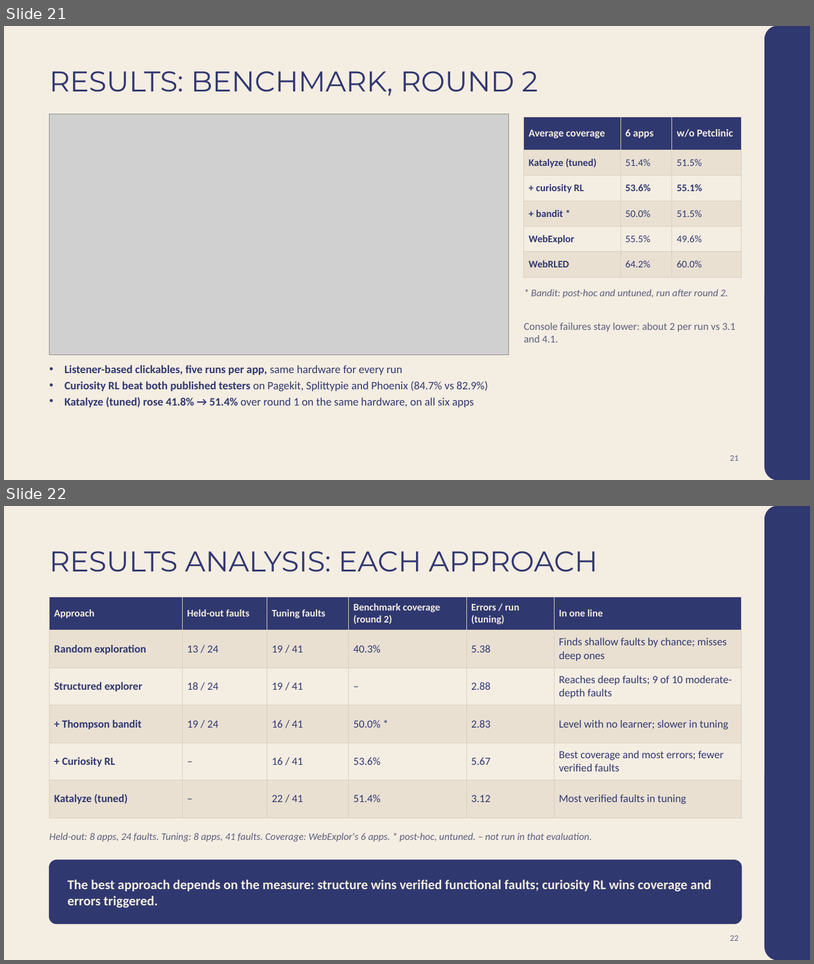
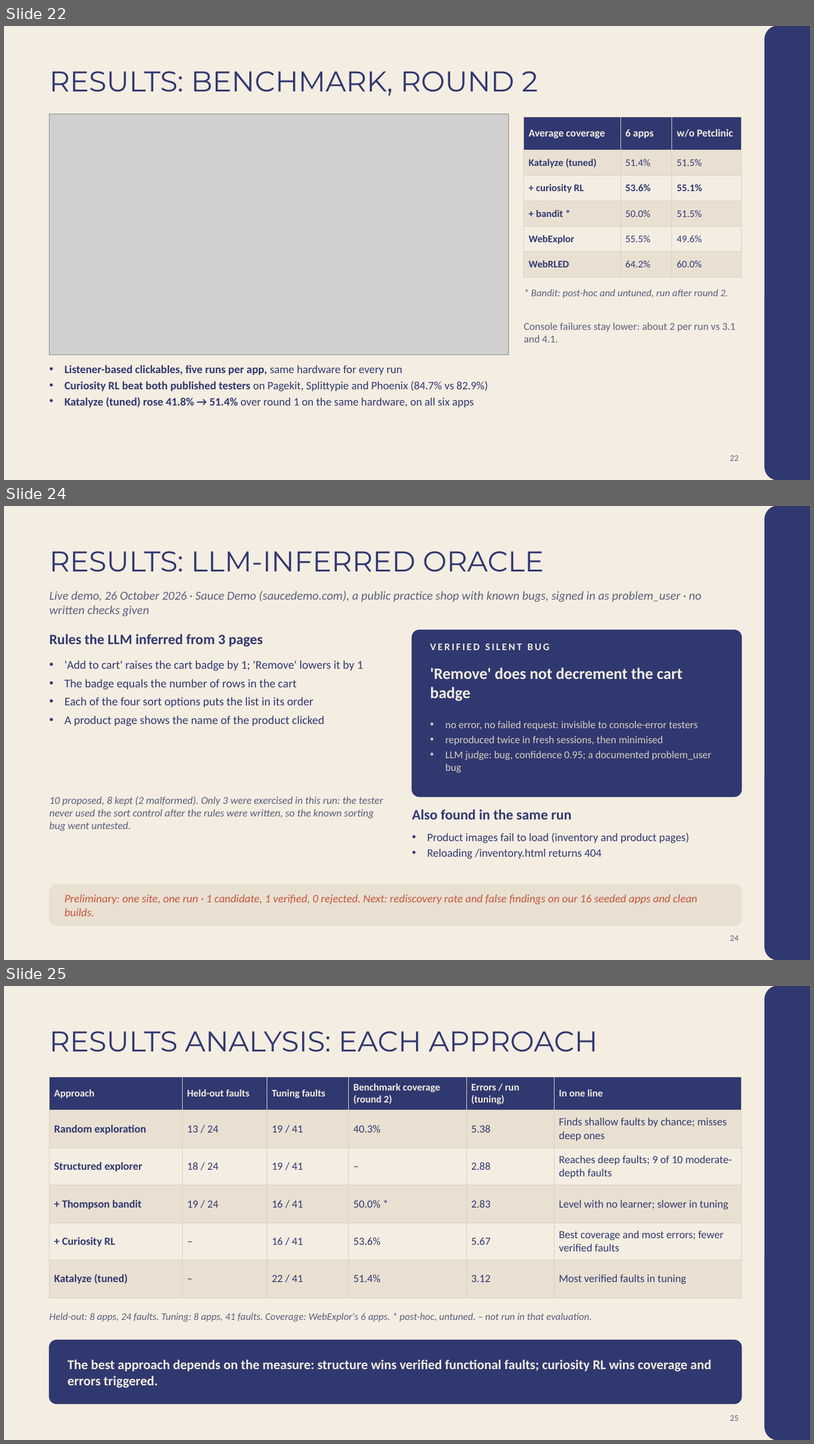
Before and after one commit to Rustlogan2k/Autonomous-web-testing-agent, a slide deck: Katalyze_Final_Review.pptx. Shown one above the other, each under a label of ours: slides 21 and 22 before the commit, slides 22, 24 and 25 after it; the slides between them are not shown. The pictures are 814x964 and 814x1444 pixels, drawn with LibreOffice and Linux fonts; fonts in the diff are those of the drawing; grey boxes stand for pictures. Boxes give left, top, right and bottom in pixels: in the first picture for what was removed or moved away, otherwise in the second. Text is boxed around its words. In the diff, an @@ line names an element or a change of style, - is before the commit and + after.

```diff
--- a/Katalyze_Final_Review.pptx
+++ b/Katalyze_Final_Review.pptx
@@ slide 24 added at [4,506,810,960], background #F4EDE2 @@
@@ rounded rectangle added at [765,506,810,960], fill #303870, outline #303870 1 pt @@
@@ title added at [50,551,544,572], 34 pt, text #303870 @@
+RESULTS: LLM-INFERRED ORACLE
@@ text added at [50,591,702,616], 14.5 pt, text #5A5F7D, italic @@
+Live demo, 26 October 2026 · Sauce Demo (saucedemo.com), a public practice shop with known bugs, signed in as problem_user · no written checks given
@@ rounded rectangle added at [413,630,742,796], fill #303870, outline #303870 1 pt @@
@@ text added at [50,634,263,646], 17 pt, text #303870, bold @@
+Rules the LLM inferred from 3 pages
@@ text added at [431,643,550,650], 12 pt, text #F4EDE2, bold @@
+VERIFIED SILENT BUG
@@ text added at [65,660,363,726], 14 pt, text #303870 @@
+• 'Add to cart' raises the cart badge by 1; 'Remove' lowers it by 1
+• The badge equals the number of rows in the cart
+• Each of the four sort options puts the list in its order
+• A product page shows the name of the product clicked
@@ text added at [431,667,683,701], 19 pt, text #F4EDE2, bold @@
+'Remove' does not decrement the cart badge
@@ text added at [446,721,712,772], 12.5 pt, text #D9CFBF @@
+• no error, no failed request: invisible to console-error testers
+• reproduced twice in fresh sessions, then minimised
+• LLM judge: bug, confidence 0.95; a documented problem_user bug
@@ text added at [50,796,384,831], 12.5 pt, text #5A5F7D, italic @@
+10 proposed, 8 kept (2 malformed). Only 3 were exercised in this run: the tester never used the sort control after the rules were written, so the known sorting bug went untested.
@@ text added at [412,809,572,819], 17 pt, text #303870, bold @@
+Also found in the same run
@@ text added at [428,832,689,859], 13.5 pt, text #303870 @@
+• Product images fail to load (inventory and product pages)
+• Reloading /inventory.html returns 404
@@ rounded rectangle added at [50,884,742,925], fill #E9E0D2, outline #E9E0D2 1 pt @@
@@ text added at [65,894,698,916], 13.5 pt, text #C8553D, italic @@
+Preliminary: one site, one run · 1 candidate, 1 verified, 0 rejected. Next: rediscovery rate and false findings on our 16 seeded apps and clean builds.
@@ page number added at [731,935,739,940], 10 pt, text #5A5F7D @@
+24
@@ what was slide 21 is now slide 22 @@
@@ page number at [731,455,739,460]: text changed @@
-21
+22
@@ what was slide 22 is now slide 25 @@
@@ page number at [731,1415,739,1420]: text changed @@
-22
+25
```
Also in this commit, not shown: 2 slides changed, 2 other slides added, 9 other files.
